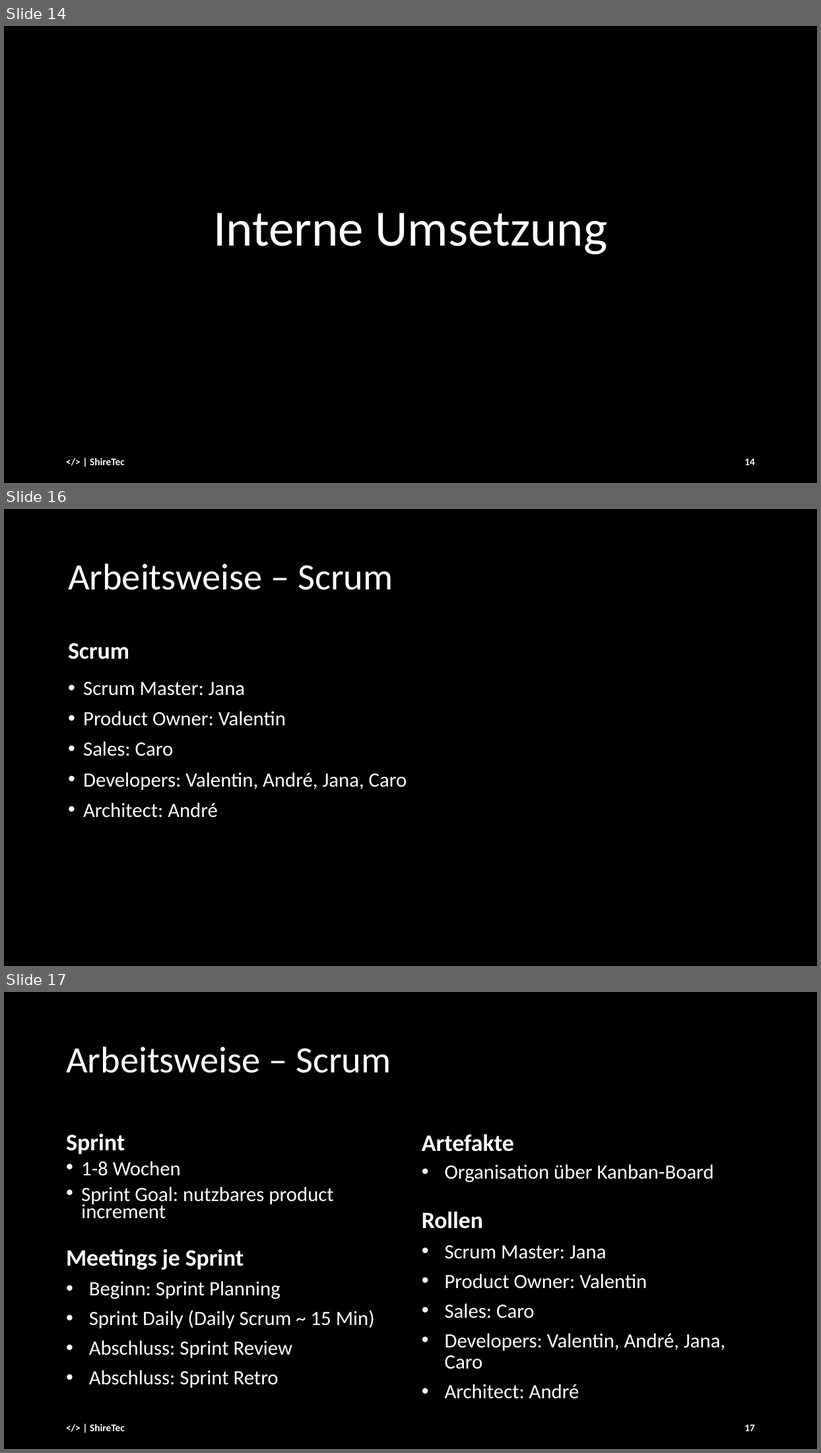
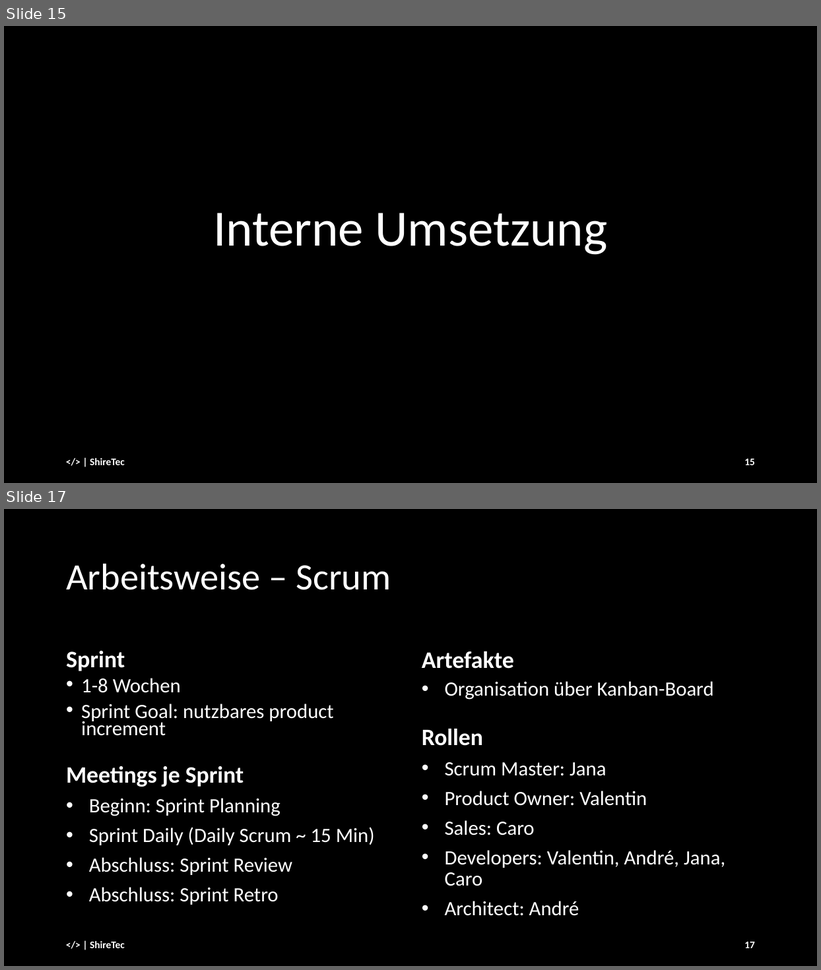
Before and after one commit to andre-anan-gilbert/Real-time-Facial-Age-and-Emotion-Recognition, a slide deck: docs/presentation_slides/Final_Presentation_25_01.pptx. Shown one above the other, each under a label of ours: slides 14, 16 and 17 before the commit, slides 15 and 17 after it; the slides between them are not shown. The pictures are 821x1453 and 821x970 pixels, drawn with LibreOffice and Linux fonts; fonts in the diff are those of the drawing. Boxes give left, top, right and bottom in pixels: in the first picture for what was removed or moved away, otherwise in the second. Text is boxed around its words. In the diff, an @@ line names an element or a change of style, - is before the commit and + after.

```diff
--- a/docs/presentation_slides/Final_Presentation_25_01.pptx
+++ b/docs/presentation_slides/Final_Presentation_25_01.pptx
@@ slide 16 removed at bbox=[4, 509, 817, 966], background #000000 @@
@@ title removed at bbox=[68, 563, 393, 590] @@
-Arbeitsweise – Scrum
@@ text removed at bbox=[68, 643, 407, 818] @@
-Scrum
-• Scrum Master: Jana
-• Product Owner: Valentin
-• Sales: Caro
-• Developers: Valentin, André, Jana, Caro
-• Architect: André
@@ what was slide 14 is now slide 15 @@
@@ page number at bbox=[745, 459, 755, 466]: text changed @@
-14
+15
```
Also in this commit, not shown: 5 slides changed, 1 slide added, 4 other slides removed, 1 other file.
